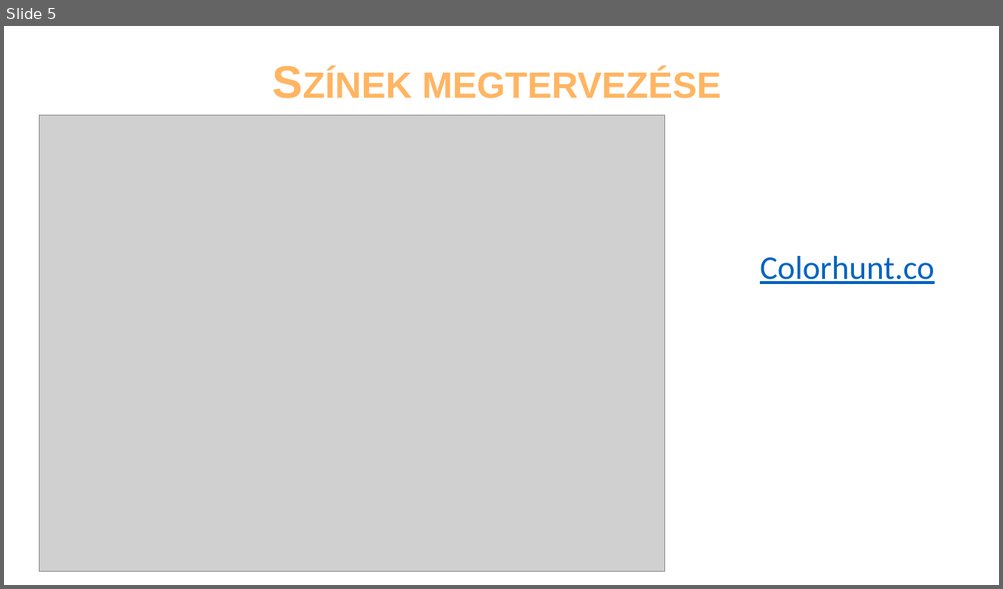
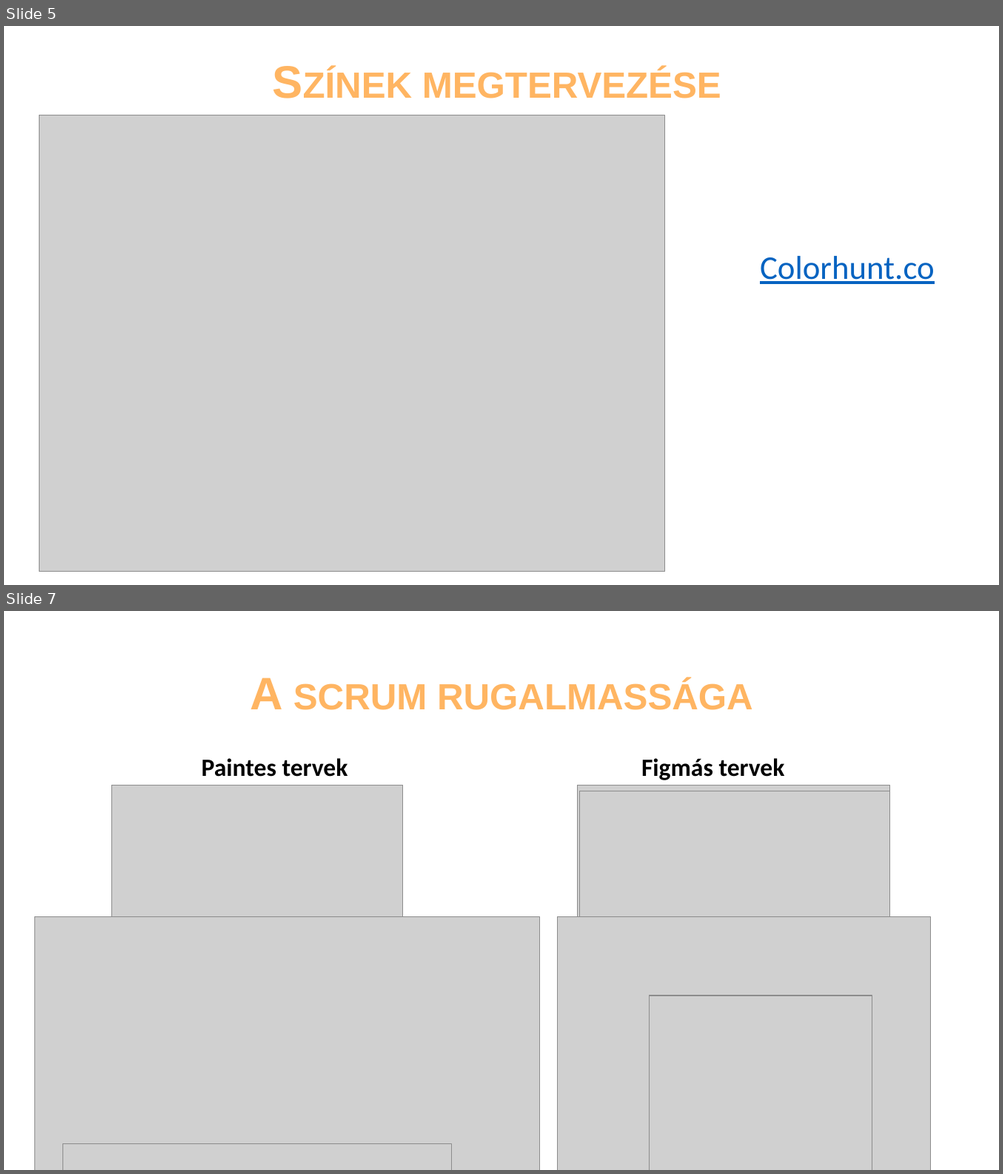
Before and after one commit to dzsofri/kulimuli.com, a slide deck: ikt projektfeladat.pptx. Shown one above the other, each under a label of ours: slide 5 before the commit, slides 5 and 7 after it; the slides between them are not shown. The pictures are 1003x589 and 1003x1174 pixels, drawn with LibreOffice and Linux fonts; fonts in the diff are those of the drawing; grey boxes stand for pictures. Boxes give left, top, right and bottom in pixels: in the first picture for what was removed or moved away, otherwise in the second. Text is boxed around its words. In the diff, an @@ line names an element or a change of style, - is before the commit and + after.

```diff
--- a/ikt projektfeladat.pptx
+++ b/ikt projektfeladat.pptx
@@ slide 7 added at (x1=4, y1=611, x2=999, y2=1170), background #FFFFFF @@
@@ title added at (x1=250, y1=678, x2=753, y2=710), 44 pt, text #FFB562, bold, small capitals @@
+A scrum rugalmassága
@@ text added at (x1=202, y1=758, x2=348, y2=777), 24 pt, text #000000, bold @@
+Paintes tervek
@@ text added at (x1=641, y1=758, x2=785, y2=780), 24 pt, text #000000, bold @@
+Figmás tervek
@@ picture added at (x1=111, y1=786, x2=402, y2=1167) @@
@@ picture added at (x1=112, y1=786, x2=403, y2=1158) @@
@@ picture added at (x1=578, y1=786, x2=891, y2=1158) @@
@@ picture added at (x1=580, y1=792, x2=891, y2=1170) @@
@@ picture added at (x1=34, y1=917, x2=539, y2=1170) @@
@@ picture added at (x1=558, y1=917, x2=930, y2=1170) @@
@@ picture added at (x1=649, y1=996, x2=873, y2=1170) @@
@@ picture added at (x1=63, y1=1145, x2=452, y2=1170) @@
```
Also in this commit, not shown: 6 other slides added, 4 other files.
